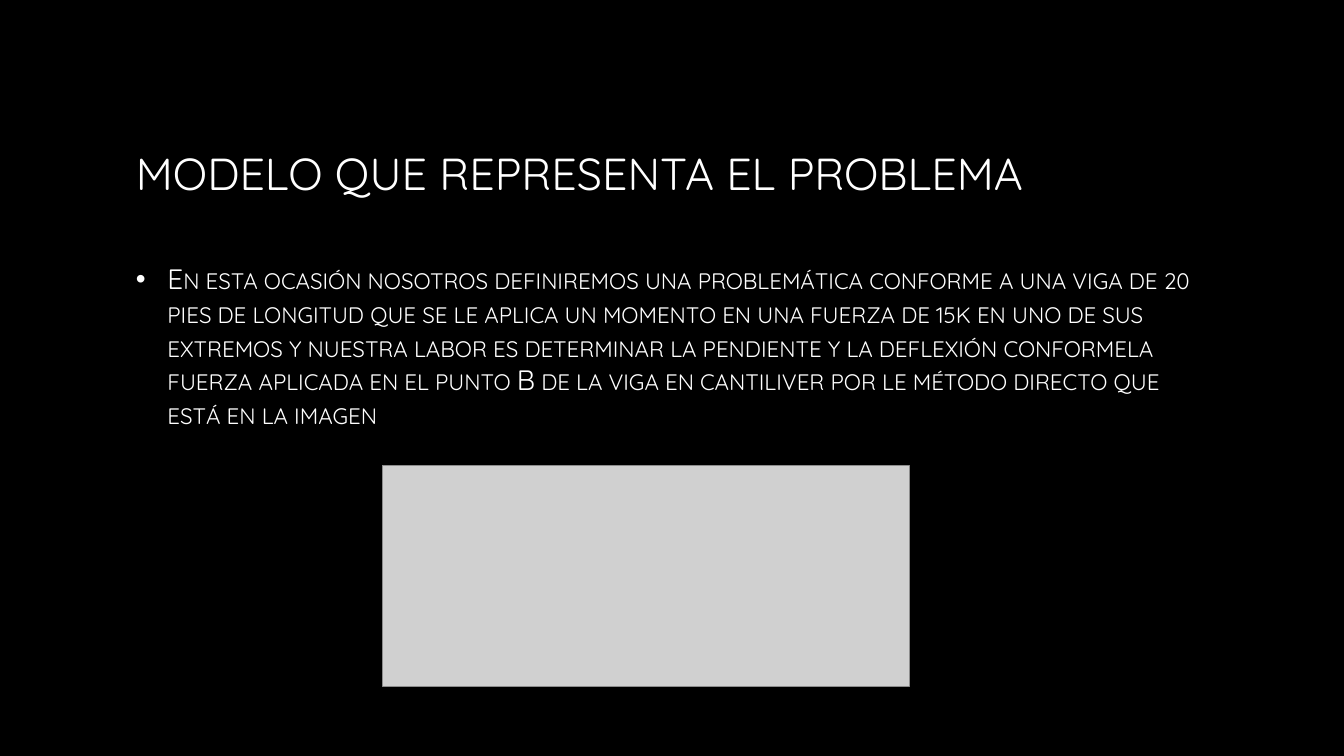
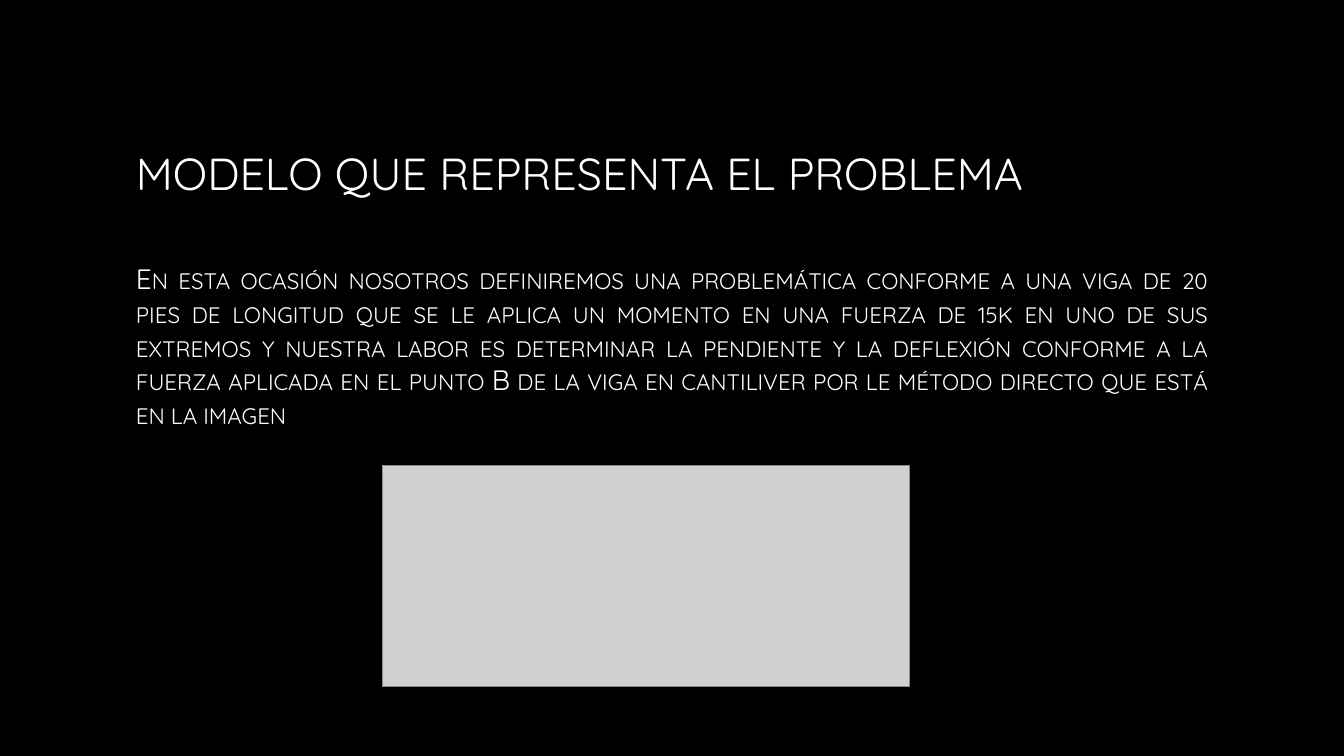
Before and after one commit to IC707912/PROYECTO-PRIMER-PARCIAL, a slide deck: slide 5 of Proyecto módulo 1.pptx (slide 3 before the commit). Drawn at 1344x756 pixels with LibreOffice and Linux fonts; fonts in the diff are those of the drawing; grey boxes stand for pictures; background and template pictures are left out. Boxes give left, top, right and bottom in pixels: in the first picture for what was removed or moved away, otherwise in the second. Text is boxed around its words. In the diff, an @@ line names an element or a change of style, - is before the commit and + after.

```diff
--- a/Proyecto módulo 1.pptx
+++ b/Proyecto módulo 1.pptx
@@ text at box(136, 269, 1208, 425): text changed @@
-• En esta ocasión nosotros definiremos una problemática conforme a una viga de 20 pies de longitud que se le aplica un momento en una fuerza de 15k en uno de sus extremos y nuestra labor es determinar la pendiente y la deflexión conformela fuerza aplicada en el punto B de la viga en cantiliver por le método directo que está en la imagen
+En esta ocasión nosotros definiremos una problemática conforme a una viga de 20 pies de longitud que se le aplica un momento en una fuerza de 15k en uno de sus extremos y nuestra labor es determinar la pendiente y la deflexión conforme a la fuerza aplicada en el punto B de la viga en cantiliver por le método directo que está en la imagen
```
Also in this commit, not shown: 3 other slides changed, 6 slides added, 1 slide removed, 1 other file.
